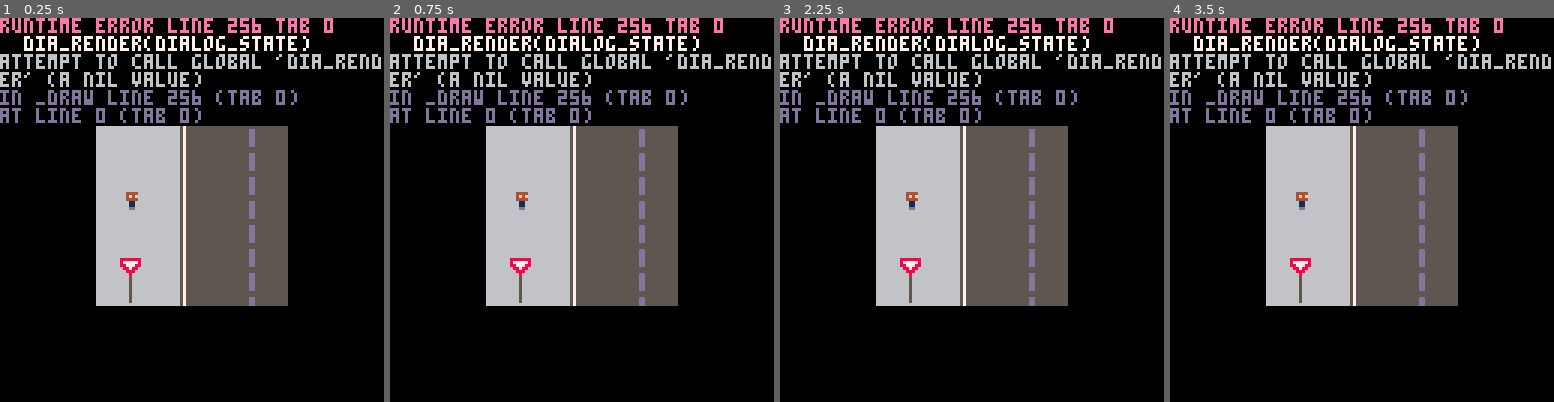
Above: before the commit, frames 1-4 (left to right).
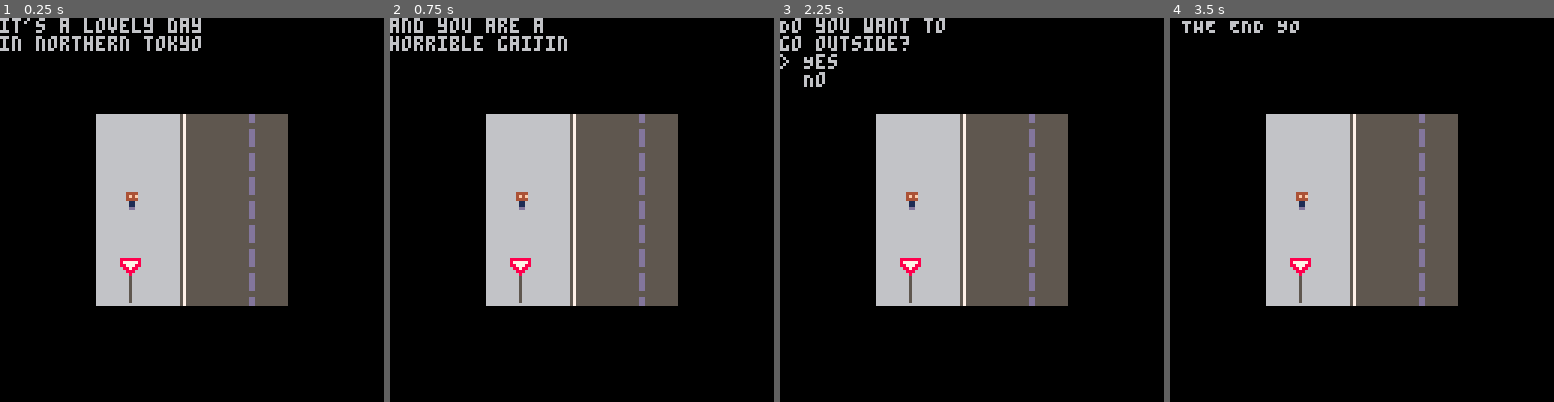
Above: after the commit, the same moments.

Repository: shantiii/nirami
Game: PICO-8 cartridge nirami.p8
The game is run twice, just before and just after one commit, with the same random seed, the same clock (stepped at 60 frames per second) and the same inputs.
Inputs:
- Up to frame 1 (0.25 s): no input
- Up to frame 2 (0.75 s): tap X (X key) at 0.33 s; tap O (Z key) at 0.7 s
- Up to frame 3 (2.25 s): tap X (X key) at 1.07, 1.85 s; hold Right 1.6-2.1 s; tap O (Z key) at 1.7, 2.1 s; hold Up from 2.15 s (still down)
- Up to frame 4 (3.5 s): release Up at 2.42 s; hold Right 2.47-3.03 s; tap O (Z key) at 2.5, 2.9, 3.3 s; tap X (X key) at 2.97 s; hold Left from 3.08 s (still down)

The runs differ from the first frame. In frame 1, 8.9% of the frame differs, in the area x 0-100%, y 0-29%; in frame 2, 8.7%; in frame 3, 8.8%; in frame 4, 8.4%.
Error before the commit: runtime error line 256 tab 0; dia_render(dialog_state); attempt to call global 'dia_render' (a nil value)

Commit message:
use new dialog

Diff:
--- a/nirami.p8
+++ b/nirami.p8
@@ -88,8 +88,9 @@
  map_init()
  local forest = {
   [1] = {"it's a lovely day\nin northern tokyo", "and you are a\nhorrible gaijin", 2},
-  [2] = nil,
-  [3] = "where from?",
+  [2] = {{prompt = "Do you want to\ngo outside?", options = {{"Yes", 3}, {"No", 4}}}},
+  [3] = {"Ugh it's horrible out.", nil},
+  [4] = {"You toss and turn\n, but eventually you\n get restless.", 2},
  }
  dialog_state = dia_init(forest)
 end
@@ -98,12 +99,8 @@
  if (sce_state == 1) then
   -- we are in the world scene
   cam_update()
- end
-
- if btnp(0)
- then
- dia_update(dialog_state, true)
- else
+ elseif (sce_state == 0) then
+  dia_update(dialog_state, dia_input())
  end
 end
 
@@ -112,7 +109,7 @@
  map_draw()
  pla_draw()
  if (sce_state == 0) then
-  dia_render(dialog_state)
+  dia_draw(dialog_state)
  end
 end
 
